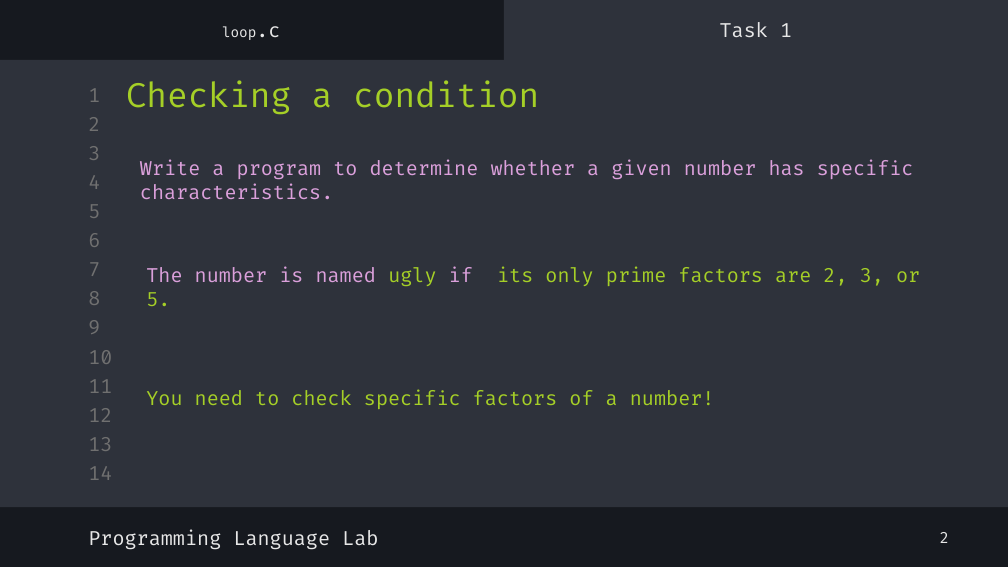
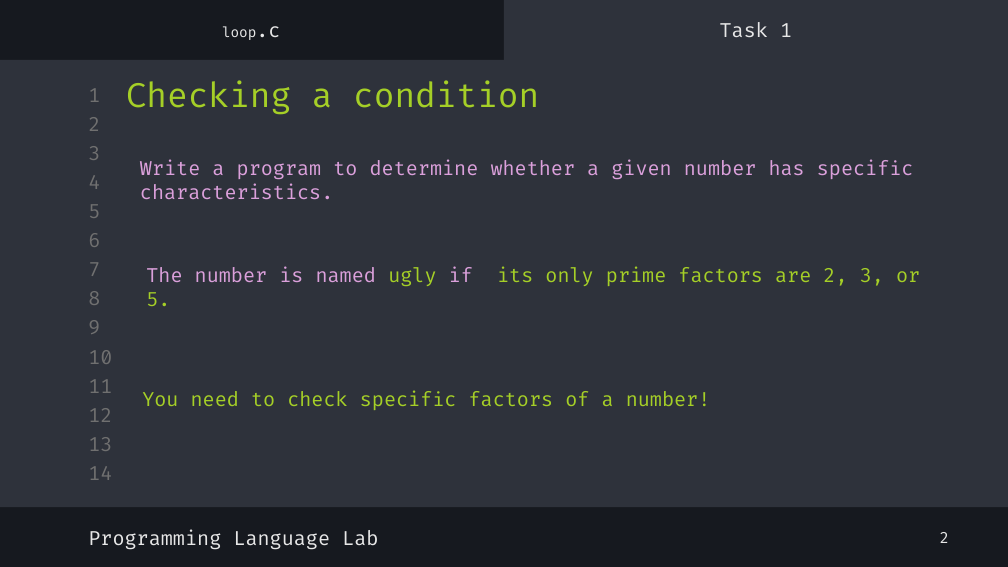
Before and after one commit to shayan-naghizadeh/C-Lab-AUT, a slide deck: slide 4 of slides/5.Loop/Loop.pptx. Drawn at 1008x567 pixels with LibreOffice and Linux fonts; fonts in the diff are those of the drawing. Boxes give left, top, right and bottom in pixels: in the first picture for what was removed or moved away, otherwise in the second. Text is boxed around its words. In the diff, an @@ line names an element or a change of style, - is before the commit and + after.

```diff
--- a/slides/5.Loop/Loop.pptx
+++ b/slides/5.Loop/Loop.pptx
@@ text "You need to check specific ...": place and size @@
-text "You need to check specific ..." at bbox=[146, 390, 715, 409]
+text "You need to check specific ..." at bbox=[142, 390, 711, 410]
```
Also in this commit, not shown: 1 other slide changed, 11 other files.
